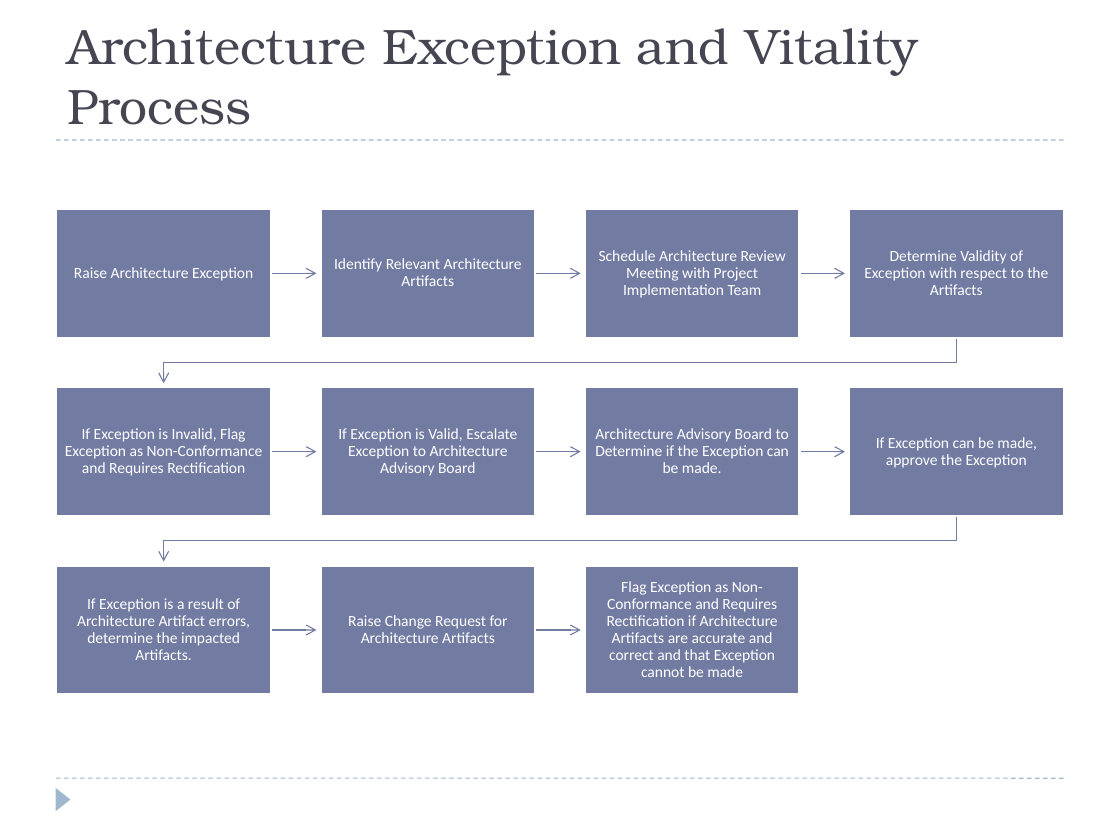
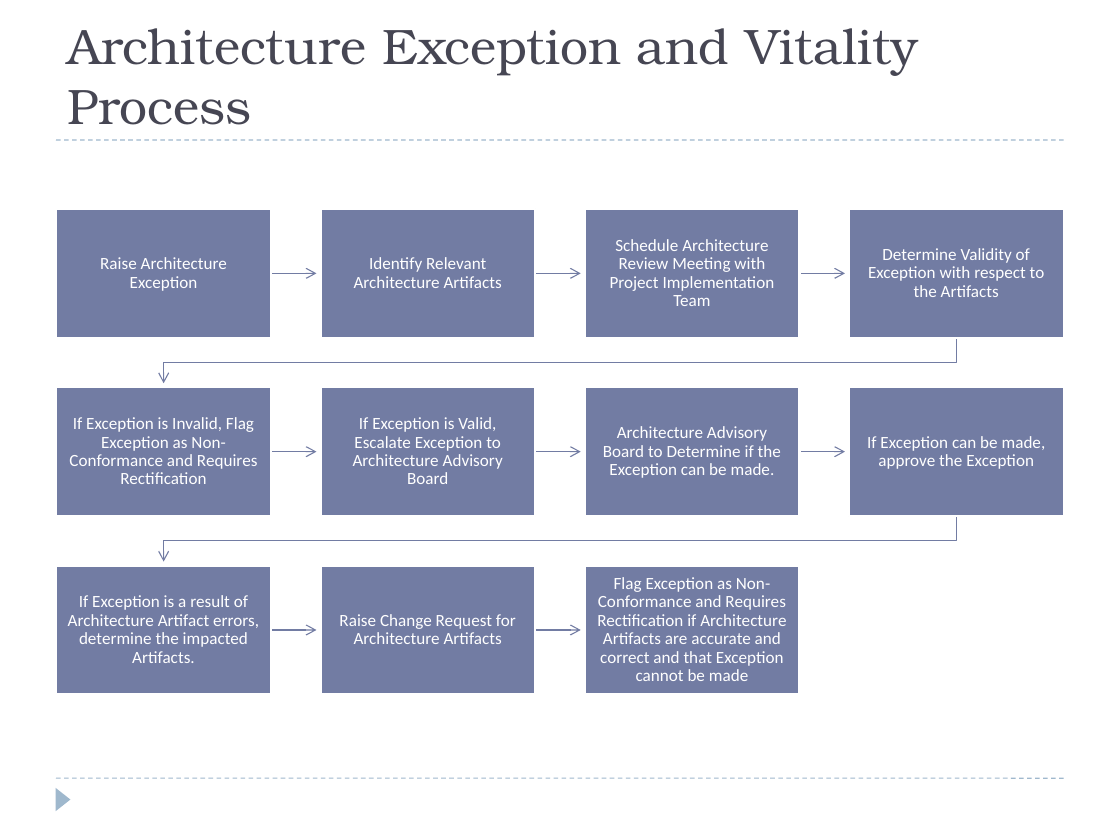
Before and after one commit to windieccf/t1-shipping, a slide deck: slide 53 of Enterprise Architech Presentation.pptx. Drawn at 1120x840 pixels with LibreOffice and Linux fonts; fonts in the diff are those of the drawing. Boxes give left, top, right and bottom in pixels: in the first picture for what was removed or moved away, otherwise in the second. Text is boxed around its words. In the diff, an @@ line names an element or a change of style, - is before the commit and + after.

```diff
--- a/Enterprise Architech Presentation.pptx
+++ b/Enterprise Architech Presentation.pptx
@@ size 10 to 11 pt in 11 elements at (x1=100, y1=257, x2=227, y2=291), (x1=354, y1=257, x2=502, y2=288), (x1=610, y1=239, x2=775, y2=306), (x1=868, y1=248, x2=1045, y2=297), (x1=69, y1=417, x2=257, y2=484), (x1=353, y1=417, x2=503, y2=484), (x1=603, y1=426, x2=781, y2=478), (x1=867, y1=436, x2=1046, y2=469), (x1=68, y1=595, x2=259, y2=663), (x1=339, y1=614, x2=516, y2=644), (x1=597, y1=577, x2=786, y2=681) @@
```
Also in this commit, not shown: 1 other slide changed, 1 slide added.
